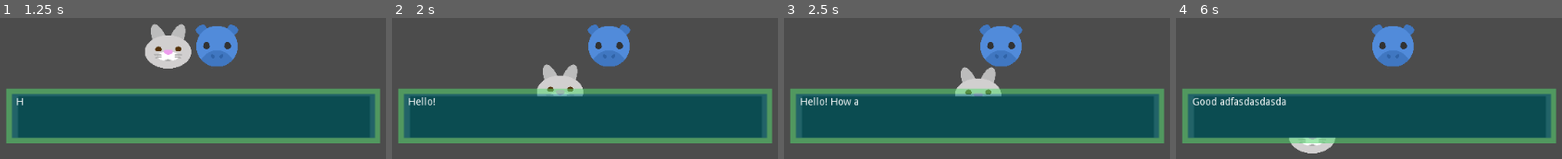
Above: before the commit, frames 1-4 (left to right).
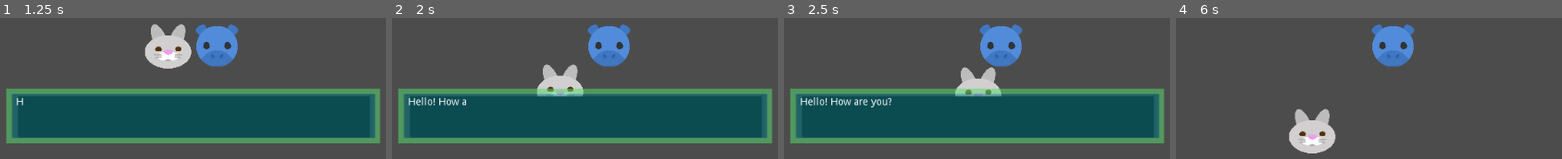
Above: after the commit, the same moments.

Repository: ryugold777/Godot_Interaction_With_Demo
Game: Godot game, scene res://Interacao.tscn
Two runs of this game, one before a commit and one after it. Both use one fixed random seed, a clock stepped at 60 frames per second and the inputs below.
Inputs:
- Up to frame 1 (1.25 s): tap Enter (ui_accept) at 0.5, 0.6, 0.77, 1.07 s; hold Right (ui_right) from 0.53 s (still down)
- Up to frame 2 (2 s): release Right (ui_right) at 1.28 s; hold Down (ui_down) from 1.28 s (still down); tap Enter (ui_accept) at 1.35, 1.52, 1.82 s
- Up to frame 3 (2.5 s): release Down (ui_down) at 2.03 s; hold Right (ui_right) from 2.03 s (still down); tap Enter (ui_accept) at 2.1 s
- Up to frame 4 (6 s): release Right (ui_right) at 2.78 s; hold Up (ui_up) 2.78-3.53 s; tap Enter (ui_accept) at 2.85, 3.02, 3.32, 3.6, 3.77, 4.07, 4.35, 4.52, 4.82, 5.1, 5.85 s; hold Left (ui_left) 3.53-5.03 s; hold Down (ui_down) 5.03-5.78 s; hold Right (ui_right) from 5.78 s (still down)

Frame 1 is identical in both runs. In frame 2, 0.2% of the frame differs, in the area x 12-20%, y 56-63%; in frame 3, 0.3%; in frame 4, 37%, in the area x 1-99%, y 50-89%.

Commit message:
Update area_char_2.gd

Diff:
--- a/area_char_2.gd
+++ b/area_char_2.gd
@@ -5,7 +5,7 @@
 # um variável para ele parar quando estiver interagindo.                      #
 #                                                                             #
 # Autor: Gold Angel                                                           #
-# Data: Dia 08 de Janeiro de 2023, 14:52                                      #
+# Data: Dia 08 de Janeiro de 2023, 15:03                                      #
 # Agradecimentos/Thanks to KoBeWi                                             #
 ###############################################################################
 
@@ -16,7 +16,6 @@
 var colisao_player = false
 var primeira_pagina = true
 var finalizar_texto
-var nao_exibir_texto = true
 				 #page 0              #page 1
 var mensagem = ["Hello! How are you?", "Good adfasdasdasdas"]
 onready var texto_mensagem = get_parent().get_node("area_char_2/message_box/message")
@@ -40,22 +39,20 @@
 
 # Função interagir com objetos e NPC's
 func interacao():
-	if Input.is_action_just_pressed("ui_accept") && (primeira_pagina == true) && interaction_name_kinematicbody2D.is_colliding() && (rabbit.animation == "padrao") && (nao_exibir_texto == true):
-			exibir_caixa_mensagem.visible = true
-			pagina = 0
-			$sound.stream_paused = false
-			texto_mensagem.visible_characters = -1
-			nao_exibir_texto = false
-			if nao_exibir_texto == false && Input.is_action_just_pressed("ui_accept"):
-				while (texto_mensagem.visible_characters) <= (texto_mensagem.text.length()):
-					texto_mensagem.visible_characters += 1
-					$sound.play()
-					yield(get_tree().create_timer(0.1), "timeout")
-					show_message()
-				yield(get_tree().create_timer(0.2), "timeout")
+	if Input.is_action_just_pressed("ui_accept") && (primeira_pagina == true) && interaction_name_kinematicbody2D.is_colliding() && (rabbit.animation == "padrao"):
+		exibir_caixa_mensagem.visible = true
+		pagina = 0
+		$sound.stream_paused = false
+		texto_mensagem.visible_characters = -1
+		while (texto_mensagem.visible_characters) <= (texto_mensagem.text.length()):
+			texto_mensagem.visible_characters += 1
+			$sound.play()
+			yield(get_tree().create_timer(0.1), "timeout")
+			show_message()
+		yield(get_tree().create_timer(0.2), "timeout")
 
-				proxima_pagina = true
-				primeira_pagina = false
+		proxima_pagina = true
+		primeira_pagina = false
 
 # Próxima página. Para mais páginas acrescentar no topo do script
 	if Input.is_action_just_released("ui_accept") && proxima_pagina == true:
@@ -83,7 +80,6 @@
 		$sound.stop()
 		yield(get_tree().create_timer(0.2), "timeout")
 		primeira_pagina = true
-		nao_exibir_texto = true
 		finalizar_texto = false
 
 func _physics_process(_delta):
